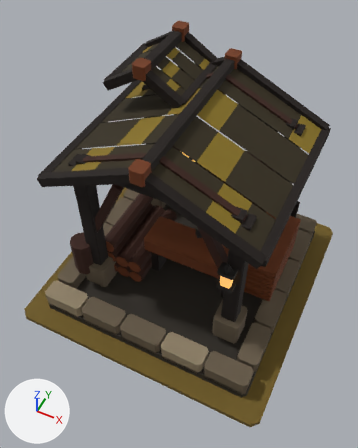
A saved change to the glTF model art/sawmill_t6/sawmill_t6.glb.
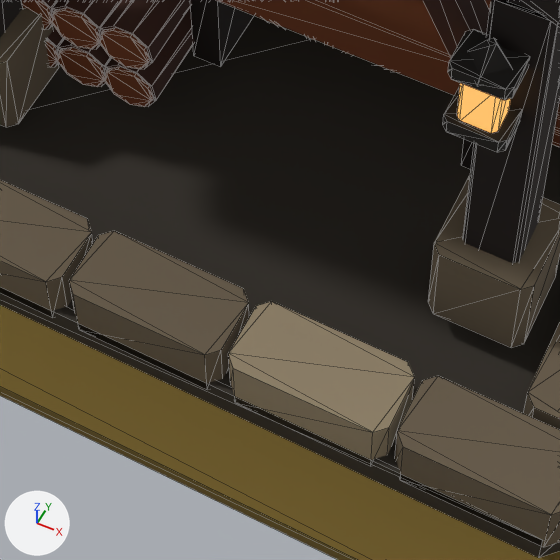
Old and new are each drawn whole from a 50 mm lens placed at (1.25, -2.72, 4.37), pointed at (-0.04, -0.13, 1.13) and again close up on the part from 29% to 69% of the width and 57% to 89% of the height. The lights are fixed; the arrows at lower left show +X, +Y and +Z. The last two pictures show the newer version. The close-ups show mesh edges as thin lines.

The scene before the commit, as lines of its bpy script (objects in view):
```python
me_mmr___sawmill___t06_architecture_mesh_001 = bpy.data.meshes.new('MMR | sawmill | T06 Architecture Mesh.001')
me_mmr___sawmill___t06_architecture_mesh_001.from_pydata(...)  # 1548 vertices, 2516 faces; spans x -1.0..1.0, y -1.0..1.0, z 0.0..2.09
# faces by material slot: [2464, 52]
me_mmr___sawmill___t06_architecture_mesh_001.materials.append(mat_mmr___shared_palette_atlas)  # picture img_mmr_shared_color_palette_64
me_mmr___sawmill___t06_architecture_mesh_001.materials.append(mat_mmr___amber)  # orange #ffc06a, glowing orange #daa459
me_mmr___sawmill___tier_06_ground_mesh_001 = bpy.data.meshes.new('MMR | sawmill | Tier 06 Ground Mesh.001')
me_mmr___sawmill___tier_06_ground_mesh_001.from_pydata(...)  # 16 vertices, 28 faces; spans x -1.17..1.17, y -1.17..1.17, z -0.05..0.0
me_mmr___sawmill___tier_06_ground_mesh_001.materials.append(mat_mmr___shared_palette_atlas)  # picture img_mmr_shared_color_palette_64
ob_mmr___sawmill___t06_architecture_001 = bpy.data.objects.new('MMR | sawmill | T06 Architecture.001', me_mmr___sawmill___t06_architecture_mesh_001)
ob_mmr___sawmill___t06_architecture_001.location = (0.0, 0.0, 0.352)
ob_mmr___sawmill___tier_06_ground_001 = bpy.data.objects.new('MMR | sawmill | Tier 06 Ground.001', me_mmr___sawmill___tier_06_ground_mesh_001)
ob_mmr___sawmill___tier_06_ground_001.location = (0.0, 0.0, 0.352)
```
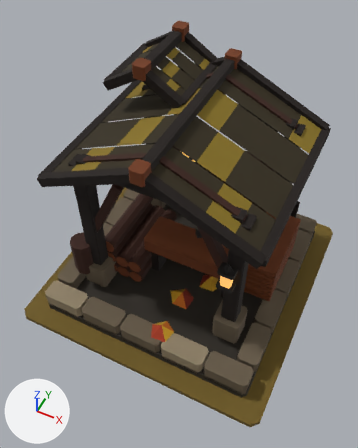
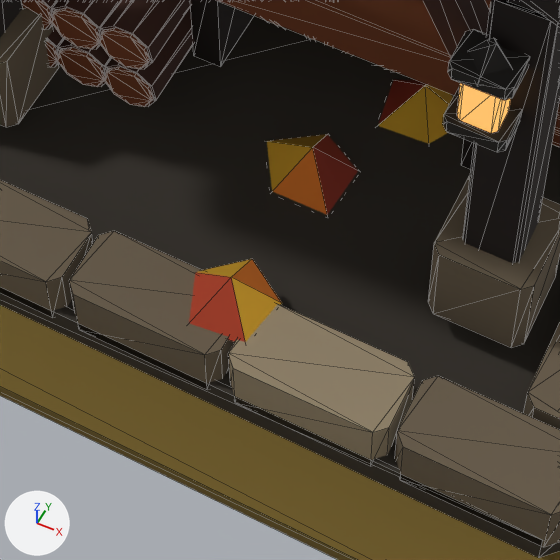
Edits to the bpy script that builds the scene:
```text
Add me_mmr___sawmill___t06_autumn_dressing_001:
    me_mmr___sawmill___t06_autumn_dressing_001.from_pydata(...)  # 24 vertices, 20 faces; spans x -0.017..0.411, y -0.954..0.438, z 0.085..0.315
    me_mmr___sawmill___t06_autumn_dressing_001.materials.append(mat_mmr___shared_palette_atlas)  # picture img_mmr_shared_color_palette_64
Add ob_mmr___sawmill___t06_autumn_dressing_001:
    ob_mmr___sawmill___t06_autumn_dressing_001 = bpy.data.objects.new('MMR | sawmill | T06 Autumn Dressing.001', me_mmr___sawmill___t06_autumn_dressing_001)
    ob_mmr___sawmill___t06_autumn_dressing_001.location = (0.0, 0.0, 0.352)
```

Changed parts and their boxes [x1, y1, x2, y2] in the close-ups (560 x 560 px):
'MMR | sawmill | T06 Autumn Dressing.001', added: after [189, 80, 453, 342]
